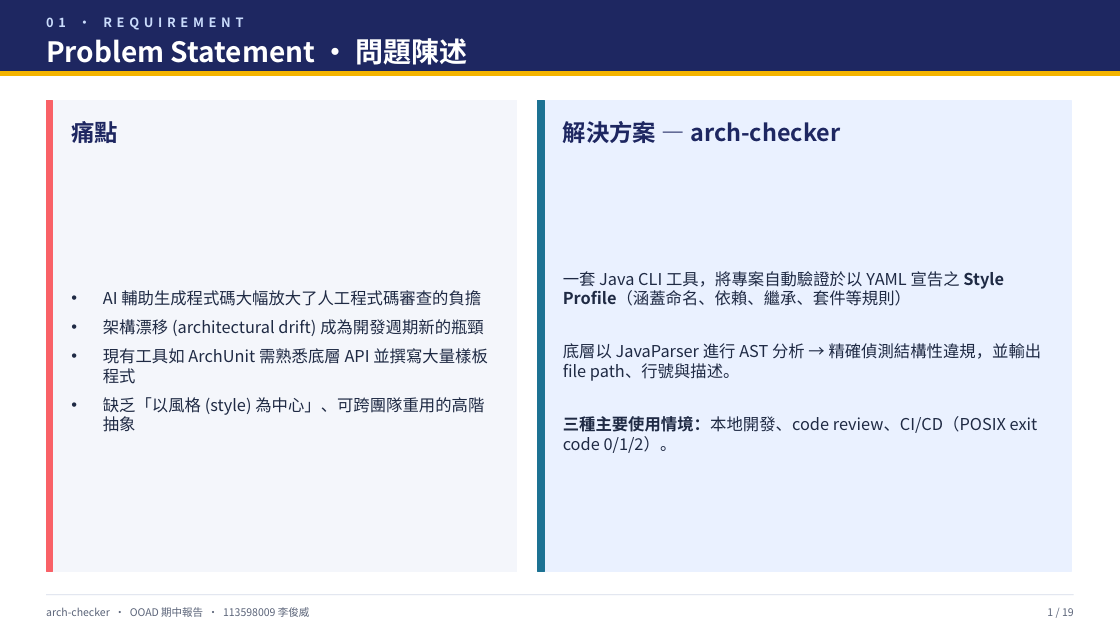
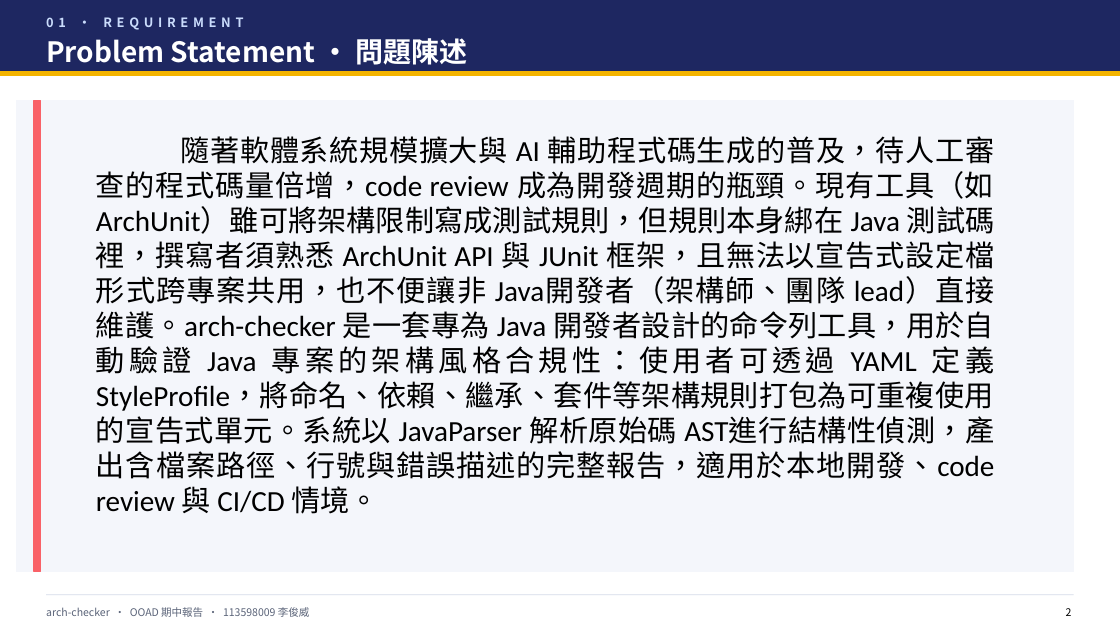
Before and after one commit to chun-wei0413/arch-checker, a slide deck: slide 3 of hw/Midterm/midterm-team6.pptx (slide 2 before the commit). Drawn at 1120x630 pixels with LibreOffice and Linux fonts; fonts in the diff are those of the drawing. Boxes give left, top, right and bottom in pixels: in the first picture for what was removed or moved away, otherwise in the second. Text is boxed around its words. In the diff, an @@ line names an element or a change of style, - is before the commit and + after.

```diff
--- a/hw/Midterm/midterm-team6.pptx
+++ b/hw/Midterm/midterm-team6.pptx
@@ rectangle: place and size @@
-rectangle at <box>46,101,517,571</box>
+rectangle at <box>17,101,1074,571</box>
@@ rectangle: place and size @@
-rectangle at <box>46,101,53,571</box>
+rectangle at <box>34,101,40,571</box>
@@ rectangle removed at <box>538,101,1071,571</box> @@
@@ rectangle removed at <box>538,101,544,571</box> @@
@@ text removed at <box>71,121,118,143</box> @@
-痛點
@@ text at <box>96,136,995,514</box>: text changed; size 14 to 25 pt; font Noto Sans CJK TC to Calibri; text colour #1F2A44 to #000000 @@
-• AI 輔助生成程式碼大幅放大了人工程式碼審查的負擔
-• 架構漂移 (architectural drift) 成為開發週期新的瓶頸
-• 現有工具如 ArchUnit 需熟悉底層 API 並撰寫大量樣板程式
-• 缺乏「以風格 (style) 為中心」、可跨團隊重用的高階抽象
+隨著軟體系統規模擴大與 AI 輔助程式碼生成的普及，待人工審查的程式碼量倍增，code review 成為開發週期的瓶頸。現有工具（如ArchUnit）雖可將架構限制寫成測試規則，但規則本身綁在 Java 測試碼裡，撰寫者須熟悉 ArchUnit API 與 JUnit 框架，且無法以宣告式設定檔形式跨專案共用，也不便讓非 Java開發者（架構師、團隊 lead）直接維護。arch-checker 是一套專為 Java 開發者設計的命令列工具，用於自動驗證 Java 專案的架構風格合規性：使用者可透過 YAML 定義 StyleProfile，將命名、依賴、繼承、套件等架構規則打包為可重複使用的宣告式單元。系統以 JavaParser 解析原始碼 AST進行結構性偵測，產出含檔案路徑、行號與錯誤描述的完整報告，適用於本地開發、code review 與 CI/CD 情境。
@@ text removed at <box>563,121,840,143</box> @@
-解決方案 — arch-checker
@@ text removed at <box>563,271,1042,453</box> @@
-一套 Java CLI 工具，將專案自動驗證於以 YAML 宣告之 Style Profile（涵蓋命名、依賴、繼承、套件等規則）
-底層以 JavaParser 進行 AST 分析 → 精確偵測結構性違規，並輸出 file path、行號與描述。
-三種主要使用情境：本地開發、code review、CI/CD（POSIX exit code 0/1/2）。
@@ text at <box>1066,608,1072,616</box>: text changed; text colour #5B6479 to #000000 @@
-1 / 19
+2
```
Also in this commit, not shown: 15 other slides changed, 5 slides added, 4 slides removed, 1 other file.
